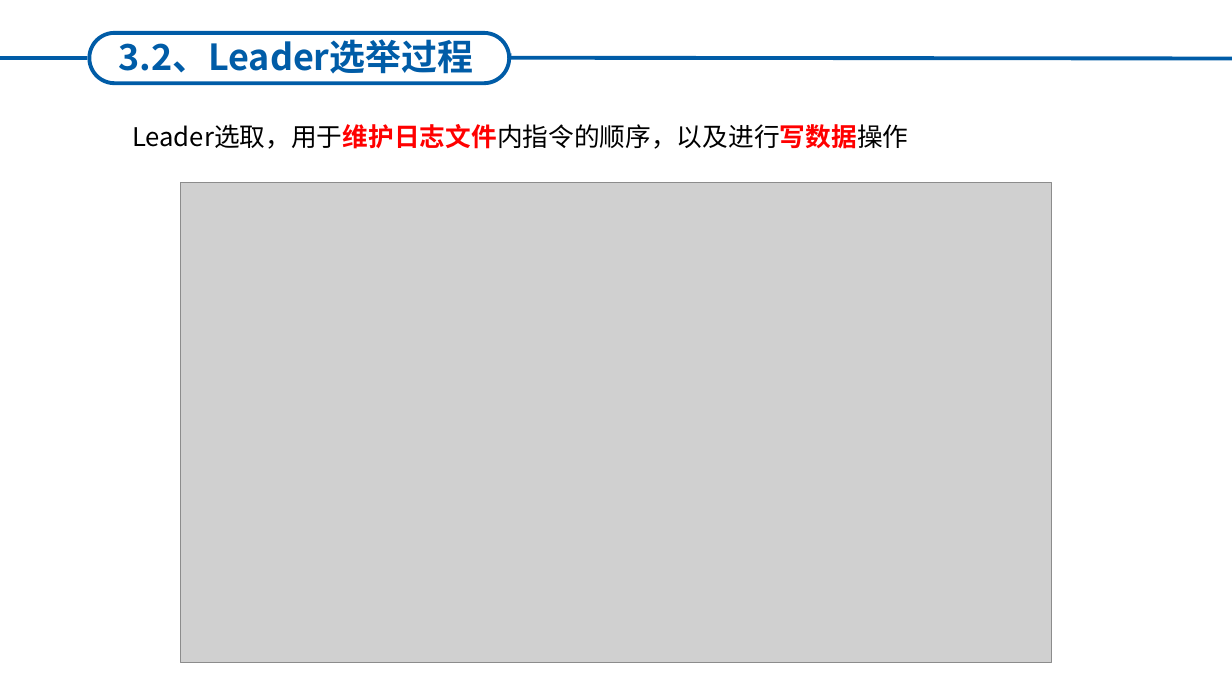
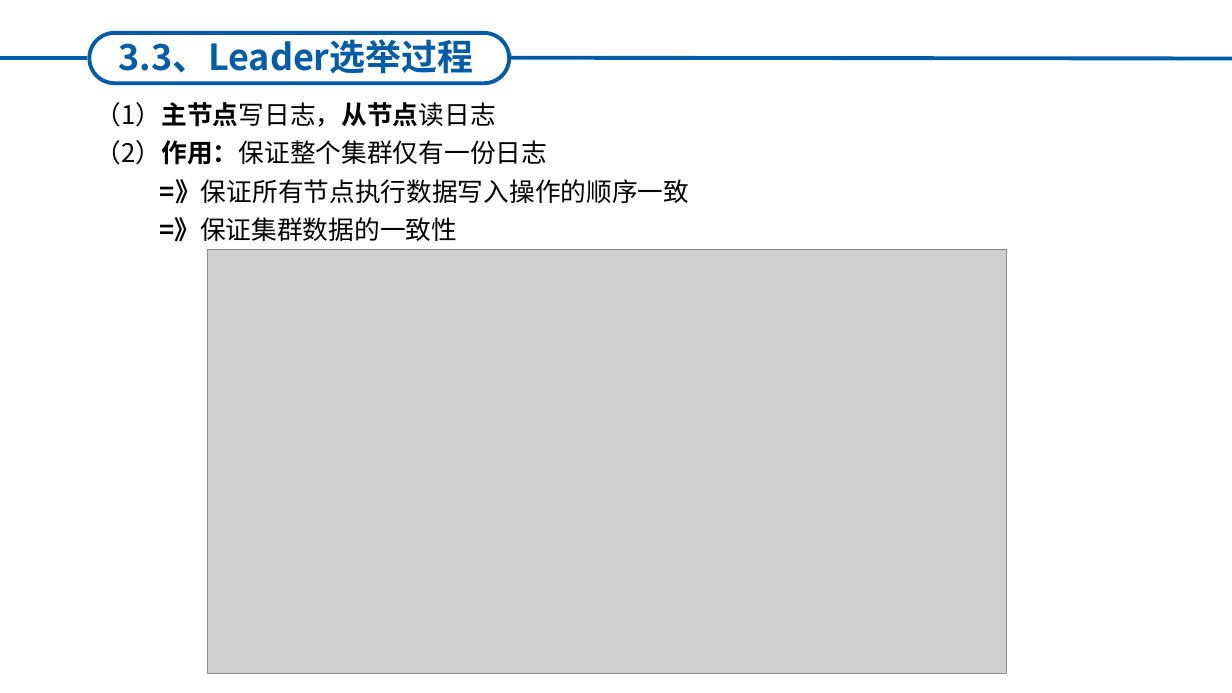
Before and after one commit to HNing109/StudyNotes, a slide deck: slide 10 of Golang_学习笔记/Golang_进阶_学习笔记/ETCD_学习笔记/ETCD-调研.pptx (slide 9 before the commit). Drawn at 1232x693 pixels with LibreOffice and Linux fonts; fonts in the diff are those of the drawing; grey boxes stand for pictures. Boxes give left, top, right and bottom in pixels: in the first picture for what was removed or moved away, otherwise in the second. Text is boxed around its words. In the diff, an @@ line names an element or a change of style, - is before the commit and + after.

```diff
--- a/Golang_学习笔记/Golang_进阶_学习笔记/ETCD_学习笔记/ETCD-调研.pptx
+++ b/Golang_学习笔记/Golang_进阶_学习笔记/ETCD_学习笔记/ETCD-调研.pptx
@@ text at [118, 34, 473, 74]: text changed @@
-3.2、Leader选举过程
+3.3、Leader选举过程
@@ text at [96, 102, 689, 242]: text changed @@
-Leader选取，用于维护日志文件内指令的顺序，以及进行写数据操作
+（1）主节点写日志，从节点读日志
+（2）作用：保证整个集群仅有一份日志
+=》保证所有节点执行数据写入操作的顺序一致
+=》保证集群数据的一致性
@@ picture: place and size @@
-picture at [180, 182, 1052, 663]
+picture at [208, 250, 1007, 674]
```
Also in this commit, not shown: 8 other slides changed, 1 slide added, 1 other file.
